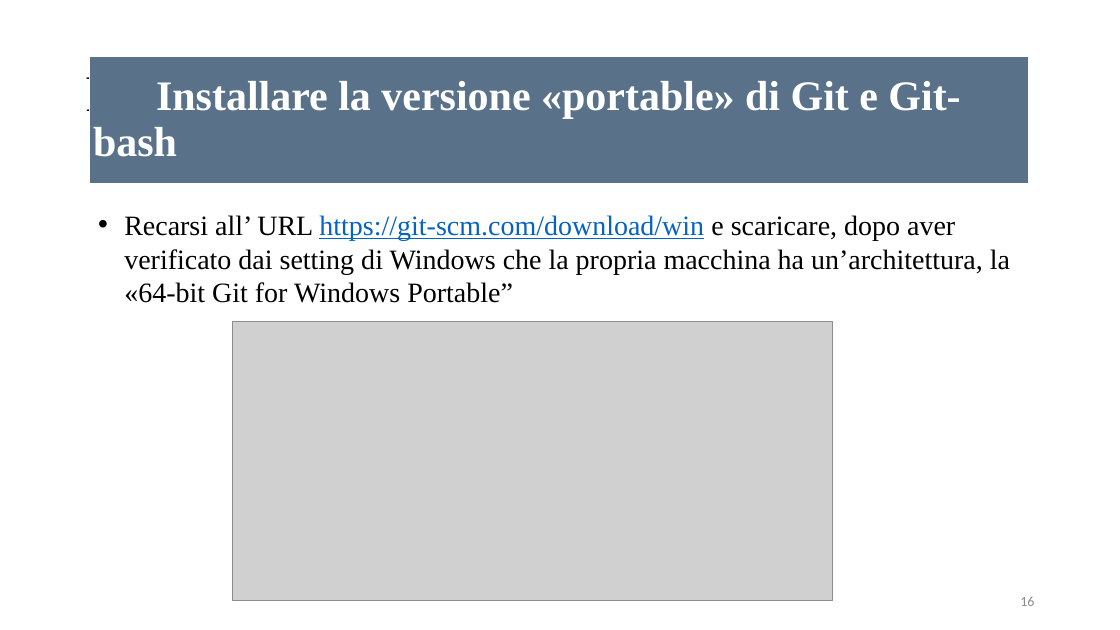
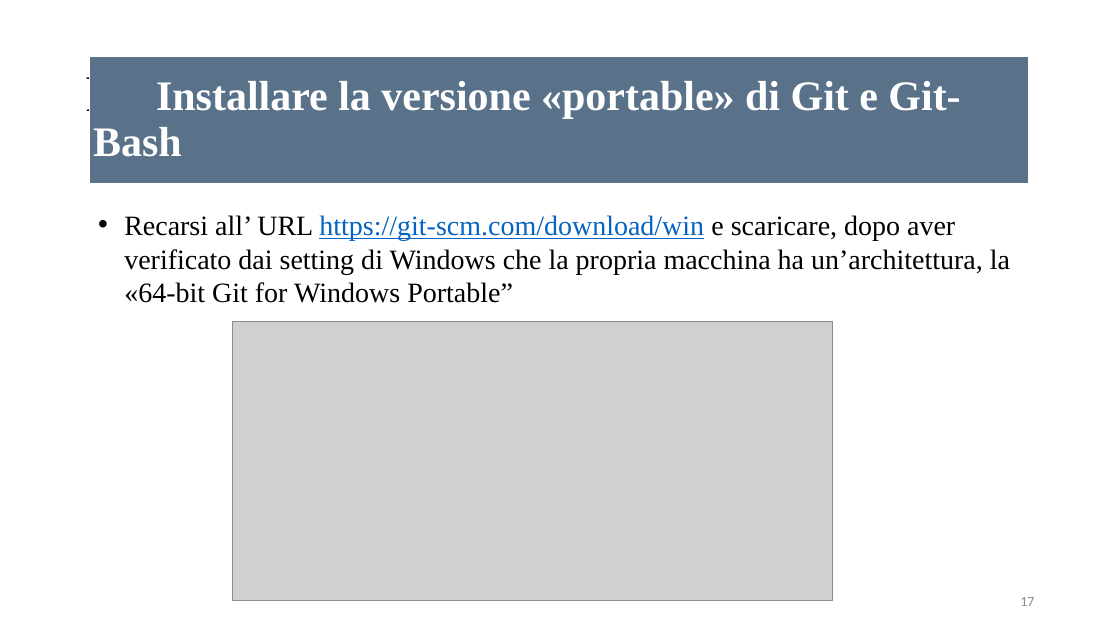
Before and after one commit to Vincenzocr/Slides-Ingegneria-Finanziaria-Unict, a slide deck: slide 17 of Configurazione Anaconda e PyCharm - Introduzione Git.pptx (slide 16 before the commit). Drawn at 1120x630 pixels with LibreOffice and Linux fonts; fonts in the diff are those of the drawing; grey boxes stand for pictures. Boxes give left, top, right and bottom in pixels: in the first picture for what was removed or moved away, otherwise in the second. Text is boxed around its words. In the diff, an @@ line names an element or a change of style, - is before the commit and + after.

```diff
--- a/Configurazione Anaconda e PyCharm - Introduzione Git.pptx
+++ b/Configurazione Anaconda e PyCharm - Introduzione Git.pptx
@@ text in rectangle at [93, 81, 960, 157]: text changed @@
-Installare la versione «portable» di Git e Git-bash
+Installare la versione «portable» di Git e Git-Bash
@@ page number at [1020, 597, 1034, 606]: text changed @@
-16
+17
```
Also in this commit, not shown: 5 other slides changed, 3 slides added, 3 other files.
